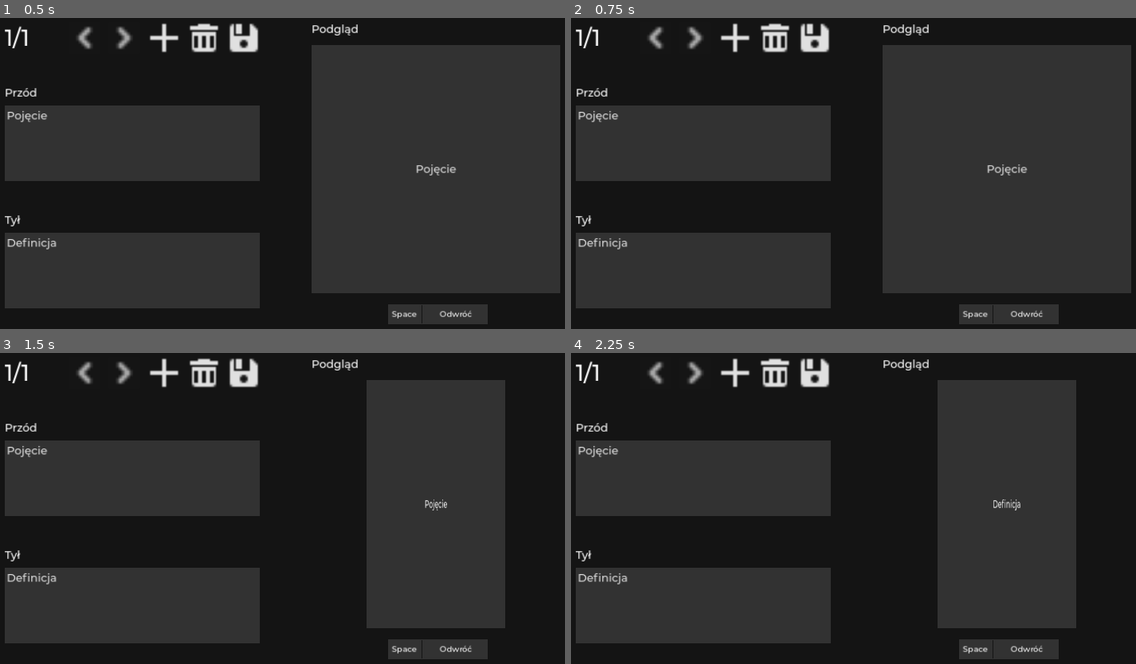
Above: before the commit, frames 1-4 (two rows, left to right).
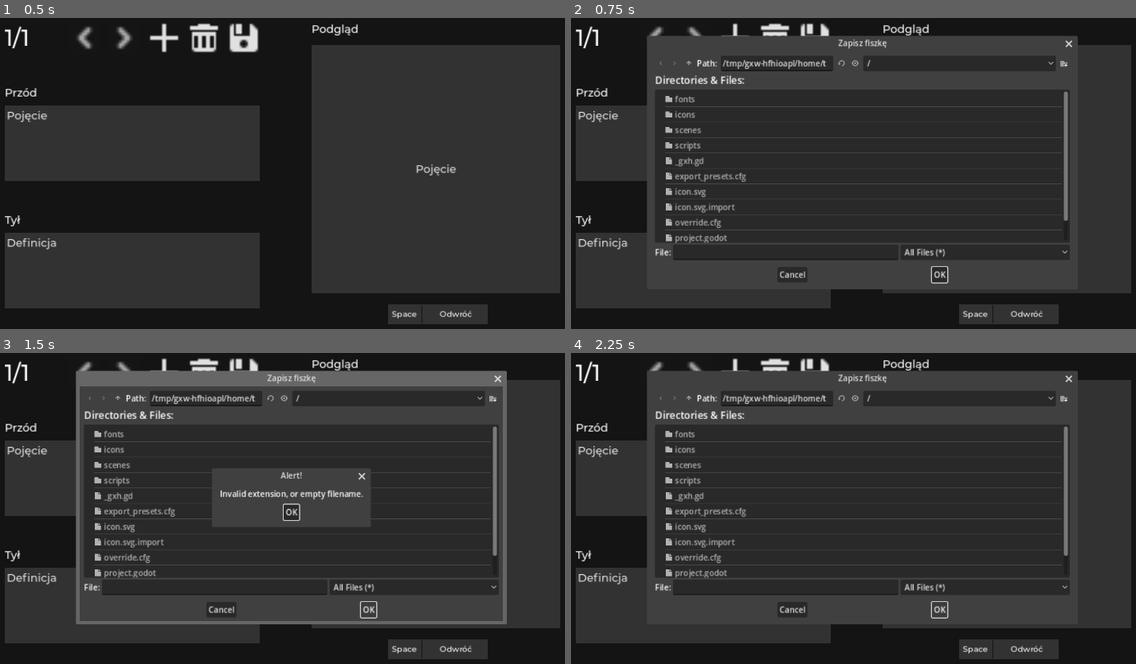
Above: after the commit, the same moments.

Repository: eatablekolas/FiszKit
Game: Godot game, scene res://scenes/editor.tscn
The game is run twice, just before and just after one commit, with the same random seed, the same clock (stepped at 60 frames per second) and the same inputs.
Inputs (mouse positions are in pixels of both pictures, inside the frame that each line leads up to):
- Up to frame 1 (0.5 s): no input
- Up to frame 2 (0.75 s): click (813, 36) at 0.5 s
- Up to frame 3 (1.5 s): click (367, 611) at 1.25 s, where only the run after the commit has a clickable "OK"
- Up to frame 4 (2.25 s): click (938, 611) at 2 s, where only the run after the commit has a clickable "OK"

Frame 1 is identical in both runs. In frame 2, 11% of the frame differs, in the area x 13-90%, y 5-88%; in frame 3, 27%, in the area x 13-100%, y 5-89%; in frame 4, 21%.

Commit message:
Dodano zaczątek opcji zapisu + opcje eksportu

Diff:
--- a/scenes/editor.tscn
+++ b/scenes/editor.tscn
@@ -43,12 +43,19 @@
 back_text = NodePath("EditScreen/Back")
 fiszka = NodePath("PreviewScreen/Fiszka")
 
-[node name="Manager" type="Control" parent="."]
+[node name="Manager" type="Control" parent="." node_paths=PackedStringArray("file_dialog")]
 visible = false
 anchors_preset = 0
 offset_right = 40.0
 offset_bottom = 40.0
 script = ExtResource("2_31s6l")
+file_dialog = NodePath("../FileDialog")
+
+[node name="FileDialog" type="FileDialog" parent="."]
+title = "Zapisz fiszkę"
+initial_position = 1
+size = Vector2i(849, 472)
+access = 2
 
 [node name="Background" type="ColorRect" parent="."]
 layout_mode = 1
@@ -317,6 +324,7 @@
 theme_override_styles/focus = SubResource("StyleBoxEmpty_iws1c")
 shortcut = SubResource("Shortcut_7ykut")
 
+[connection signal="pressed" from="EditScreen/Save/SaveButton" to="Manager" method="_on_save_button_pressed"]
 [connection signal="text_changed" from="EditScreen/Front" to="." method="_on_front_text_changed"]
 [connection signal="text_changed" from="EditScreen/Back" to="." method="_on_back_text_changed"]
 [connection signal="pressed" from="PreviewScreen/FlipHint/FlipButton" to="." method="_on_flip_button_pressed"]
--- a/scenes/fiszka.tscn
+++ b/scenes/fiszka.tscn
@@ -8,6 +8,45 @@
 default_font_size = 22
 
 [sub_resource type="StyleBoxEmpty" id="StyleBoxEmpty_lvjun"]
+
+[sub_resource type="Animation" id="Animation_wx6yg"]
+length = 0.001
+tracks/0/type = "value"
+tracks/0/imported = false
+tracks/0/enabled = true
+tracks/0/path = NodePath("Front:visible")
+tracks/0/interp = 1
+tracks/0/loop_wrap = true
+tracks/0/keys = {
+"times": PackedFloat32Array(0),
+"transitions": PackedFloat32Array(1),
+"update": 1,
+"values": [true]
+}
+tracks/1/type = "value"
+tracks/1/imported = false
+tracks/1/enabled = true
+tracks/1/path = NodePath("Back:visible")
+tracks/1/interp = 1
+tracks/1/loop_wrap = true
+tracks/1/keys = {
+"times": PackedFloat32Array(0),
+"transitions": PackedFloat32Array(1),
+"update": 1,
+"values": [false]
+}
+tracks/2/type = "value"
+tracks/2/imported = false
+tracks/2/enabled = true
+tracks/2/path = NodePath(".:scale")
+tracks/2/interp = 1
+tracks/2/loop_wrap = true
+tracks/2/keys = {
+"times": PackedFloat32Array(0),
+"transitions": PackedFloat32Array(1),
+"update": 0,
+"values": [Vector2(1, 1)]
+}
 
 [sub_resource type="Animation" id="Animation_rj2ka"]
 resource_name = "flip_to_back"
@@ -48,45 +87,6 @@
 "transitions": PackedFloat32Array(1, 1),
 "update": 1,
 "values": [false, true]
-}
-
-[sub_resource type="Animation" id="Animation_wx6yg"]
-length = 0.001
-tracks/0/type = "value"
-tracks/0/imported = false
-tracks/0/enabled = true
-tracks/0/path = NodePath("Front:visible")
-tracks/0/interp = 1
-tracks/0/loop_wrap = true
-tracks/0/keys = {
-"times": PackedFloat32Array(0),
-"transitions": PackedFloat32Array(1),
-"update": 1,
-"values": [true]
-}
-tracks/1/type = "value"
-tracks/1/imported = false
-tracks/1/enabled = true
-tracks/1/path = NodePath("Back:visible")
-tracks/1/interp = 1
-tracks/1/loop_wrap = true
-tracks/1/keys = {
-"times": PackedFloat32Array(0),
-"transitions": PackedFloat32Array(1),
-"update": 1,
-"values": [false]
-}
-tracks/2/type = "value"
-tracks/2/imported = false
-tracks/2/enabled = true
-tracks/2/path = NodePath(".:scale")
-tracks/2/interp = 1
-tracks/2/loop_wrap = true
-tracks/2/keys = {
-"times": PackedFloat32Array(0),
-"transitions": PackedFloat32Array(1),
-"update": 0,
-"values": [Vector2(1, 1)]
 }
 
 [sub_resource type="Animation" id="Animation_pbngj"]
--- a/scripts/manager.gd
+++ b/scripts/manager.gd
@@ -1,4 +1,6 @@
 extends Control
+
+@export var file_dialog: FileDialog
 
 class Fiszka:
 	var front: String
@@ -15,3 +17,6 @@
 		fiszka_data.front = text
 	else:
 		fiszka_data.back = text
+
+func _on_save_button_pressed():
+	file_dialog.show()
Not shown, added: export_presets.cfg
